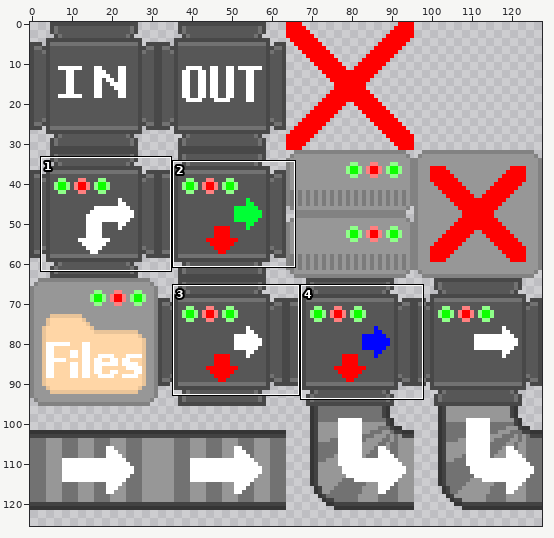
Sprite sheet, stored at assets/tiles/tiles.png. Above: a wide view before the commit, with the close-up outlined.
Close-up. As it was:
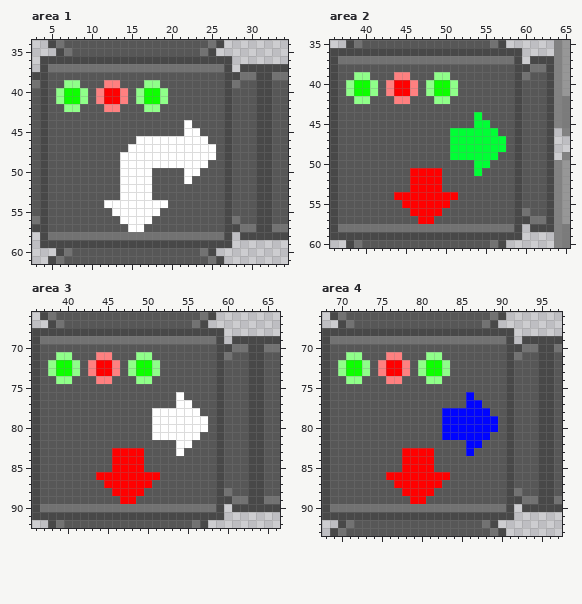
The file is 128x128 pixels. Colours within 5 levels of each other are drawn and written as one. Shown: area 1: x 3..34, y 34..61; area 2: x 36..65, y 35..60; area 3: x 36..66, y 66..92; area 4: x 68..97, y 66..93. The wide view leaves out empty margins.
After:
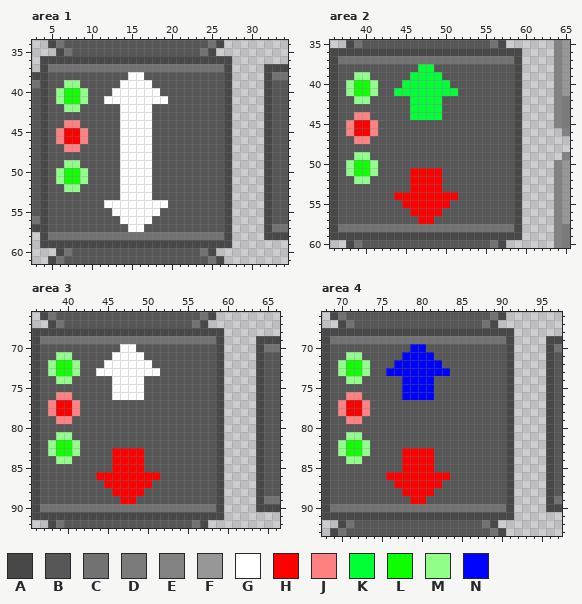
Palette (. is transparent): A #484848  B #575757  C #727272  D #7b7b7b  E #828282  F #979797  G #ffffff  H #ff0000  J #ff8080  K #00ff35  L #0dff00  M #8fff89  N #0004ff
From the commit log: change artwork of sorter and splitter, also added splitter variants to tileset
Difference:
Area 1:
y 37: x 29..31 AAA -> ...
y 38: x 15..16 BB -> GG; x 28..31 ACCA -> ....
y 39: x 12..18 JJBBBMM -> BBGGGGB; x 28..31 CBBA -> ....
y 40: x 11..19 JHHJBMLLM -> BBGGGGGGB; x 28..31 BBBA -> ....
y 41: x 11..19 JHHJBMLLM -> BGGGGGGGG; x 28..31 BBBA -> ....
y 42: x 12..18 JJBBBMM -> BBGGGGB; x 28..31 BBBA -> ....
y 43: x 14..17 BBBB -> GGGG; x 28..31 BBBA -> ....
y 44: x 7..8 BB -> JJ; x 14..17 BBBB -> GGGG; x 22 G -> B; x 28..31 BBBA -> ....
y 45: x 6..9 BBBB -> JHHJ; x 14..17 BBBB -> GGGG; x 22..23 GG -> BB; x 28..31 BBBA -> ....
y 46: x 6..9 BBBB -> JHHJ; x 14..15 BB -> GG; x 18..24 GGGGGGG -> BBBBBBB; x 28..31 BBBA -> ....
y 47: x 7..8 BB -> JJ; x 14 B -> G; x 18..25 GGGGGGGG -> BBBBBBBB; x 28..31 BBBA -> ....
y 48: x 18..25 GGGGGGGG -> BBBBBBBB; x 28..31 BBBA -> ....
y 49: x 7..8 BB -> MM; x 18..24 GGGGGGG -> BBBBBBB; x 28..31 BBBA -> ....
y 50: x 6..9 BBBB -> MLLM; x 22..23 GG -> BB; x 28..31 BBBA -> ....
y 51: x 6..9 BBBB -> MLLM; x 22 G -> B; x 28..31 BBBA -> ....
y 52: x 7..8 BB -> MM; x 28..31 BBBA -> ....
y 53..55: x 28..31 BBBA -> ....
y 56: x 28..31 CBBA -> ....
y 57: x 28..31 ACCA -> ....
y 58: x 29..31 AAA -> ...
Area 2:
y 37: x 61..63 AAA -> ...
y 38: x 47..48 BB -> KK; x 60..63 ACCA -> ....
y 39: x 44..50 JJBBBMM -> BBKKKKB; x 60..63 CBBA -> ....
y 40: x 43..51 JHHJBMLLM -> BBKKKKKKB; x 60..63 BBBA -> ....
y 41: x 43..51 JHHJBMLLM -> BKKKKKKKK; x 60..63 BBBA -> ....
y 42: x 44..50 JJBBBMM -> BBKKKKB; x 60..63 BBBA -> ....
y 43: x 46..49 BBBB -> KKKK; x 60..63 BBBA -> ....
y 44: x 39..40 BB -> JJ; x 46..49 BBBB -> KKKK; x 54 K -> B; x 60..63 BBBA -> ....
y 45: x 38..41 BBBB -> JHHJ; x 54..55 KK -> BB; x 60..63 BBBA -> ....
y 46: x 38..41 BBBB -> JHHJ; x 51..56 KKKKKK -> BBBBBB; x 60..63 BBBA -> ....
y 47: x 39..40 BB -> JJ; x 51..57 KKKKKKK -> BBBBBBB; x 60..63 BBBA -> ....
y 48: x 51..57 KKKKKKK -> BBBBBBB; x 60..63 BBBA -> ....
y 49: x 39..40 BB -> MM; x 51..56 KKKKKK -> BBBBBB; x 60..63 BBBA -> ....
y 50: x 38..41 BBBB -> MLLM; x 54..55 KK -> BB; x 60..63 BBBA -> ....
y 51: x 38..41 BBBB -> MLLM; x 54 K -> B; x 60..63 BBBA -> ....
y 52: x 39..40 BB -> MM; x 60..63 BBBA -> ....
y 53..55: x 60..63 BBBA -> ....
y 56: x 60..63 CBBA -> ....
y 57: x 60..63 ACCA -> ....
y 58: x 61..63 AAA -> ...
Area 3:
y 69: x 61..63 AAA -> ...
y 70: x 47..48 BB -> GG; x 60..63 ACCA -> ....
y 71: x 44..50 JJBBBMM -> BBGGGGB; x 60..63 CBBA -> ....
y 72: x 43..51 JHHJBMLLM -> BBGGGGGGB; x 60..63 BBBA -> ....
y 73: x 43..51 JHHJBMLLM -> BGGGGGGGG; x 60..63 BBBA -> ....
y 74: x 44..50 JJBBBMM -> BBGGGGB; x 60..63 BBBA -> ....
y 75: x 46..49 BBBB -> GGGG; x 60..63 BBBA -> ....
y 76: x 39..40 BB -> JJ; x 46..49 BBBB -> GGGG; x 54 G -> B; x 60..63 BBBA -> ....
y 77: x 38..41 BBBB -> JHHJ; x 54..55 GG -> BB; x 60..63 BBBA -> ....
y 78: x 38..41 BBBB -> JHHJ; x 51..56 GGGGGG -> BBBBBB; x 60..63 BBBA -> ....
y 79: x 39..40 BB -> JJ; x 51..57 GGGGGGG -> BBBBBBB; x 60..63 BBBA -> ....
y 80: x 51..57 GGGGGGG -> BBBBBBB; x 60..63 BBBA -> ....
y 81: x 39..40 BB -> MM; x 51..56 GGGGGG -> BBBBBB; x 60..63 BBBA -> ....
y 82: x 38..41 BBBB -> MLLM; x 54..55 GG -> BB; x 60..63 BBBA -> ....
y 83: x 38..41 BBBB -> MLLM; x 54 G -> B; x 60..63 BBBA -> ....
y 84: x 39..40 BB -> MM; x 60..63 BBBA -> ....
y 85..87: x 60..63 BBBA -> ....
y 88: x 60..63 CBBA -> ....
y 89: x 60..63 ACCA -> ....
y 90: x 61..63 AAA -> ...
Area 4:
y 69: x 93..95 AAA -> ...
y 70: x 79..80 BB -> NN; x 92..95 ACCA -> ....
y 71: x 76..82 JJBBBMM -> BBNNNNB; x 92..95 CBBA -> ....
y 72: x 75..83 JHHJBMLLM -> BBNNNNNNB; x 92..95 BBBA -> ....
y 73: x 75..83 JHHJBMLLM -> BNNNNNNNN; x 92..95 BBBA -> ....
y 74: x 76..82 JJBBBMM -> BBNNNNB; x 92..95 BBBA -> ....
y 75: x 78..81 BBBB -> NNNN; x 92..95 BBBA -> ....
y 76: x 71..72 BB -> JJ; x 78..81 BBBB -> NNNN; x 86 N -> B; x 92..95 BBBA -> ....
y 77: x 70..73 BBBB -> JHHJ; x 86..87 NN -> BB; x 92..95 BBBA -> ....
y 78: x 70..73 BBBB -> JHHJ; x 83..88 NNNNNN -> BBBBBB; x 92..95 BBBA -> ....
y 79: x 71..72 BB -> JJ; x 83..89 NNNNNNN -> BBBBBBB; x 92..95 BBBA -> ....
y 80: x 83..89 NNNNNNN -> BBBBBBB; x 92..95 BBBA -> ....
y 81: x 71..72 BB -> MM; x 83..88 NNNNNN -> BBBBBB; x 92..95 BBBA -> ....
y 82: x 70..73 BBBB -> MLLM; x 86..87 NN -> BB; x 92..95 BBBA -> ....
y 83: x 70..73 BBBB -> MLLM; x 86 N -> B; x 92..95 BBBA -> ....
y 84: x 71..72 BB -> MM; x 92..95 BBBA -> ....
y 85..87: x 92..95 BBBA -> ....
y 88: x 92..95 CBBA -> ....
y 89: x 92..95 ACCA -> ....
y 90: x 93..95 AAA -> ...
